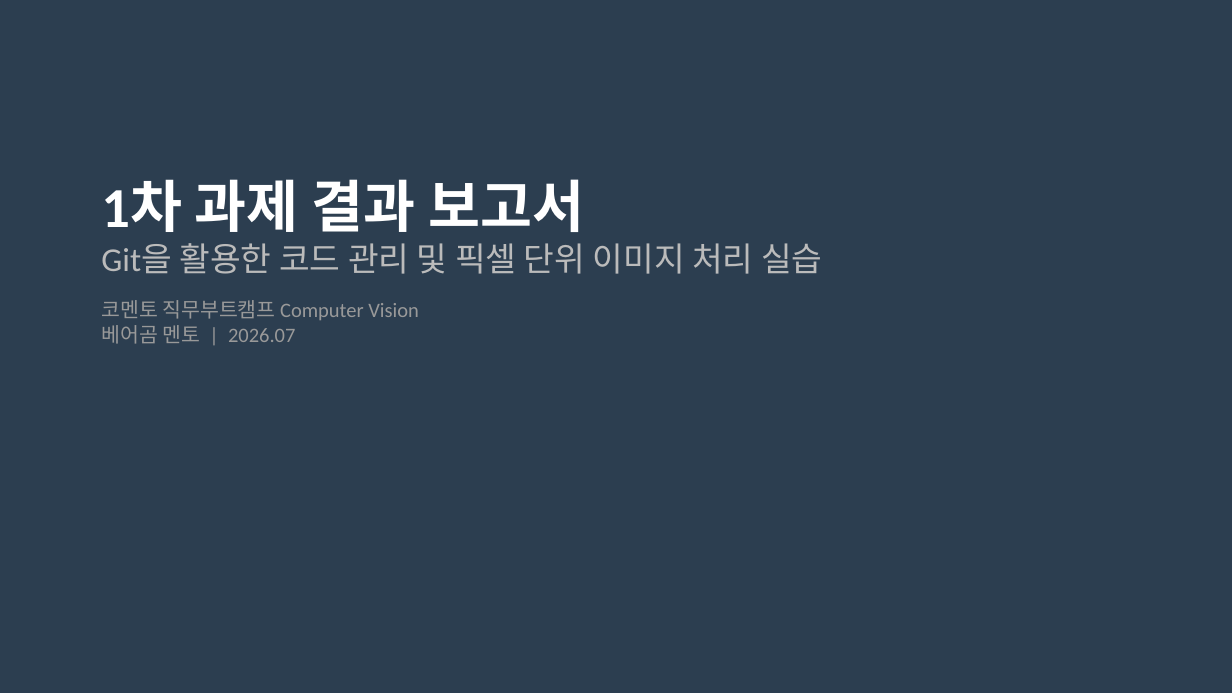
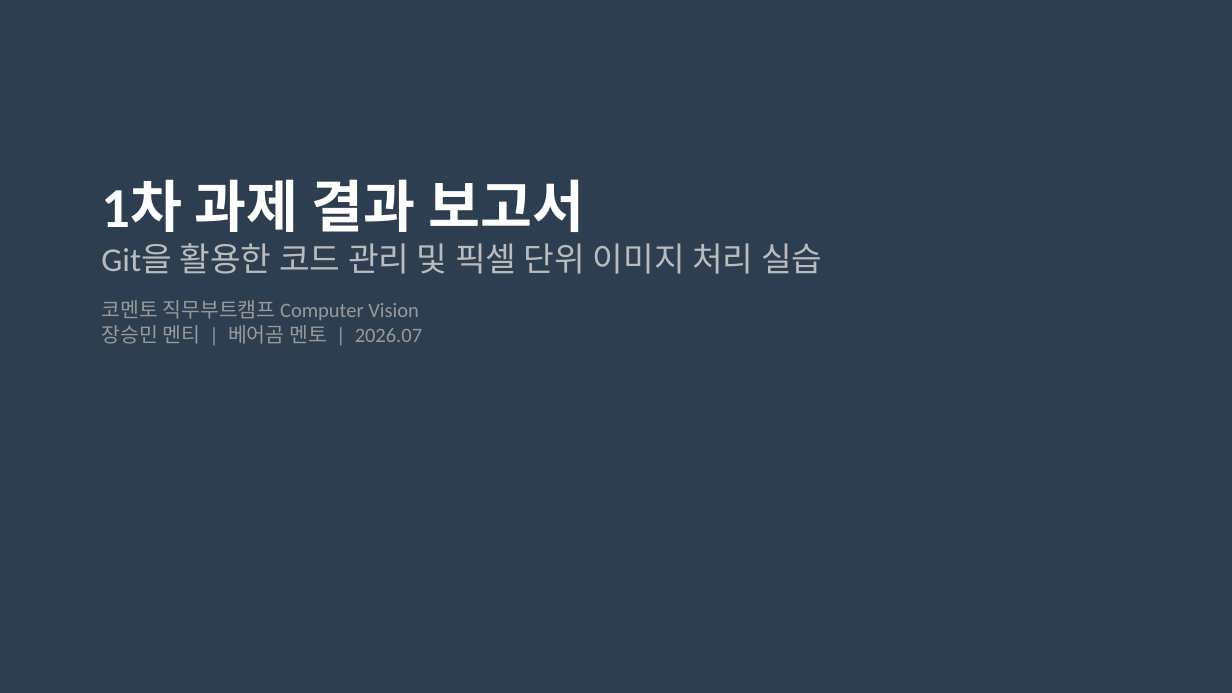
Before and after one commit to jsm0308/Bootcamp-CV, a slide deck: slide 1 of week 1/presentation.pptx. Drawn at 1232x693 pixels with LibreOffice and Linux fonts; fonts in the diff are those of the drawing. Boxes give left, top, right and bottom in pixels: in the first picture for what was removed or moved away, otherwise in the second. Text is boxed around its words. In the diff, an @@ line names an element or a change of style, - is before the commit and + after.

```diff
--- a/week 1/presentation.pptx
+++ b/week 1/presentation.pptx
@@ text at <box>101,325,422,344</box>: text changed @@
-베어곰 멘토 | 2026.07
+장승민 멘티 | 베어곰 멘토 | 2026.07
```
Also in this commit, not shown: 1 other slide changed, 3 other files.
